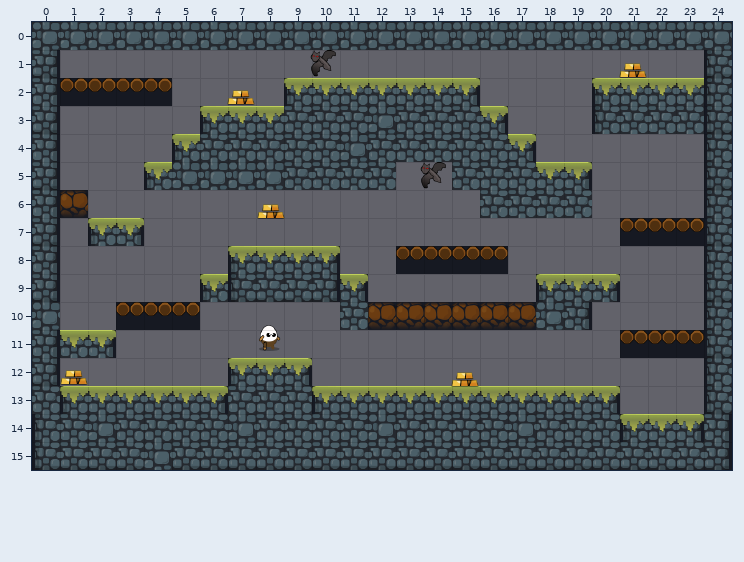
Two states of a Tiled map (JSON), res/levels/l1a.json. The picture above is the old version.
Cells are 48x48 px. Shown: x 0..24, y 0..15.
The result:
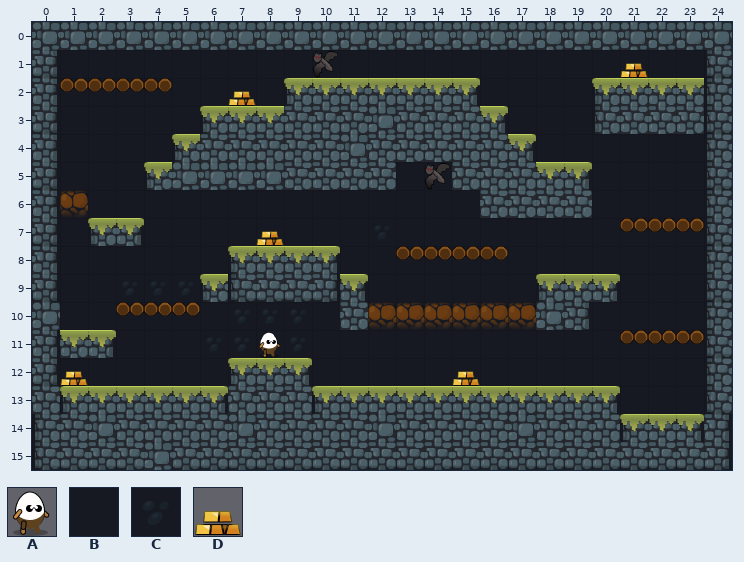
Key: from "bravedigger-tiles": A 4, B 20, C 21, D 25.
_ is an empty cell.
Objects are placed by their top-left corner, in cells (3,4 is the top-left corner of cell 3,4); size is 1x1 cell unless given.
Diff:
Layer "Level":
The edit adds tile B in row 1 at x 1 to 23; in row 2 at x 5 to 8 and 16 to 19; in row 3 at x 1 to 5 and 17 to 19; in row 4 at x 1 to 4 and 18 to 23; in row 5 at x 1 to 3, 13 to 14 and 20 to 23; in row 6 at x 2 to 15 and 20 to 23.
The edit adds tile B in row 7 at x 1, 4 to 11 and 13 to 20; in row 8 at x 1 to 6, 11 to 12 and 17 to 23; in row 9 at x 1 to 2, 12 to 17 and 21 to 23; in row 10 at x 1 to 2, 6, 10 and 20 to 23; in row 11 at x 3 to 5 and 10 to 20; in row 12 at x 1 to 6 and 10 to 23.
The edit adds tile B in row 13 at x 21 to 23.
The edit adds tile C in row 7 at x 12; in row 9 at x 3 to 5; in row 10 at x 7 to 9; in row 11 at x 6 to 9.
Layer "Entities":
Object D "Pickup" at 8,6 becomes D "Pickup" at 8,7.
Object A "Hero" at 8,10.8 becomes A "Hero" at 8,11.
